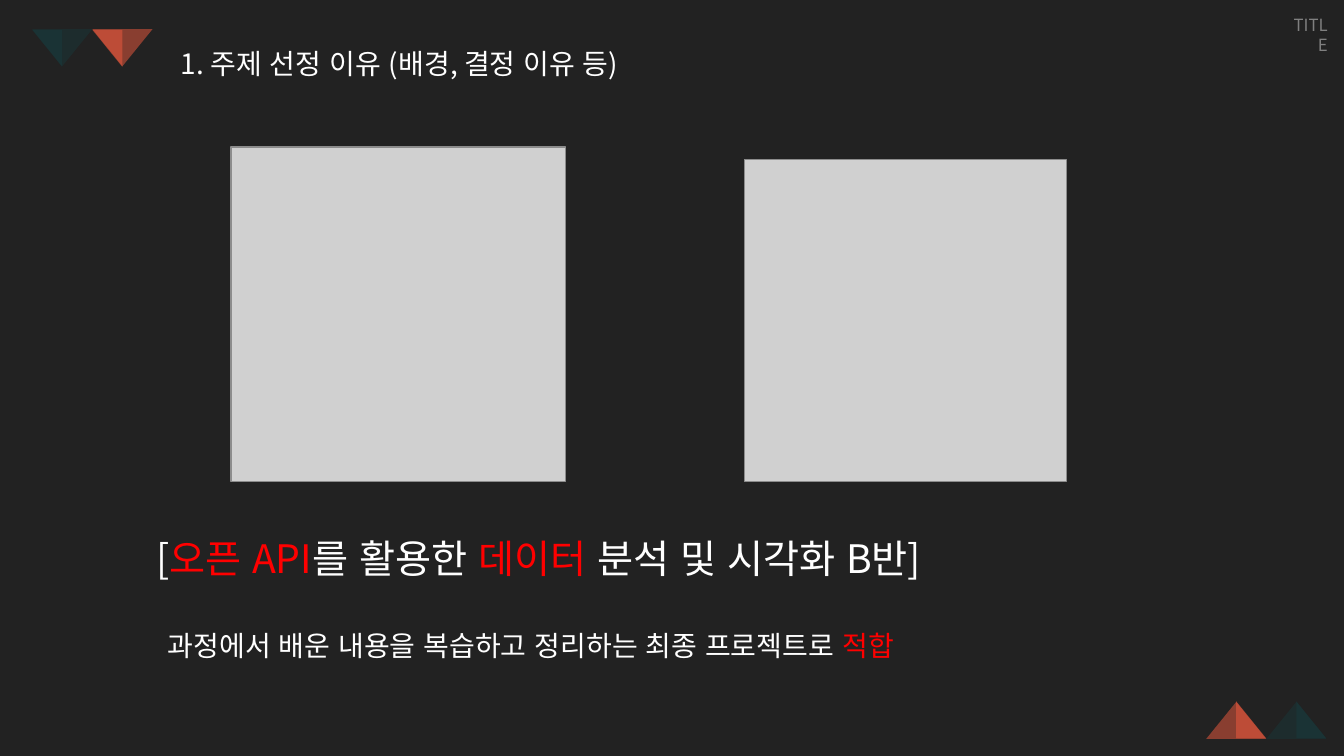
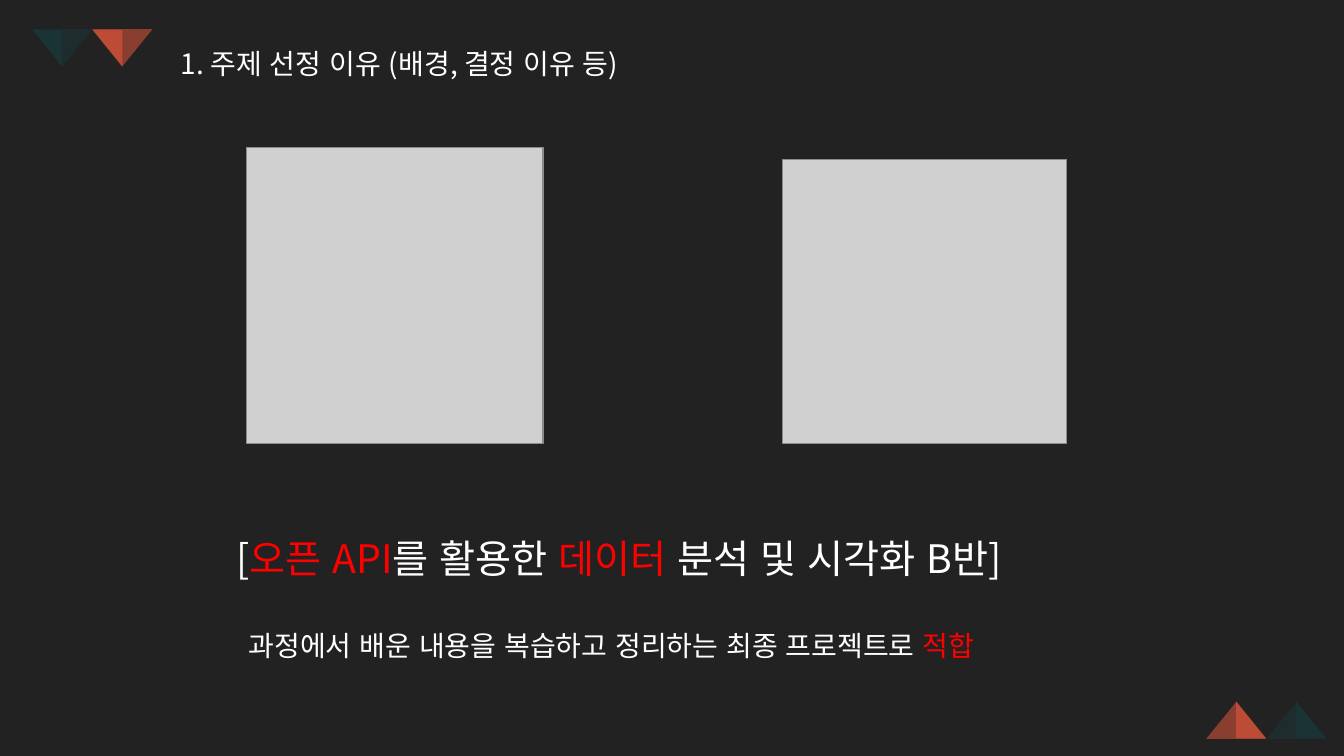
Before and after one commit to Q3333/Ask_and_Wiki, a slide deck: slide 7 of PPT 디자인/191121_새템플릿.pptx. Drawn at 1344x756 pixels with LibreOffice and Linux fonts; fonts in the diff are those of the drawing; grey boxes stand for pictures. Boxes give left, top, right and bottom in pixels: in the first picture for what was removed or moved away, otherwise in the second. Text is boxed around its words. In the diff, an @@ line names an element or a change of style, - is before the commit and + after.

```diff
--- a/PPT 디자인/191121_새템플릿.pptx
+++ b/PPT 디자인/191121_새템플릿.pptx
@@ text removed at (1278, 10, 1338, 40) @@
-TITLE
@@ picture: place and size @@
-picture at (231, 147, 566, 482)
+picture at (247, 147, 543, 444)
@@ picture: place and size @@
-picture at (744, 159, 1066, 481)
+picture at (783, 159, 1068, 444)
@@ text "[오픈 API를 활용한 데이터 분석 ...": place and size @@
-text "[오픈 API를 활용한 데이터 분석 ..." at (156, 540, 921, 580)
+text "[오픈 API를 활용한 데이터 분석 ..." at (237, 540, 1002, 580)
@@ text "과정에서 배운 내용을 복습하고 정리하는 ...": place and size @@
-text "과정에서 배운 내용을 복습하고 정리하는 ..." at (168, 632, 894, 659)
+text "과정에서 배운 내용을 복습하고 정리하는 ..." at (249, 632, 975, 659)
```
Also in this commit, not shown: 10 other slides changed, 5 slides added, 6 other files.
